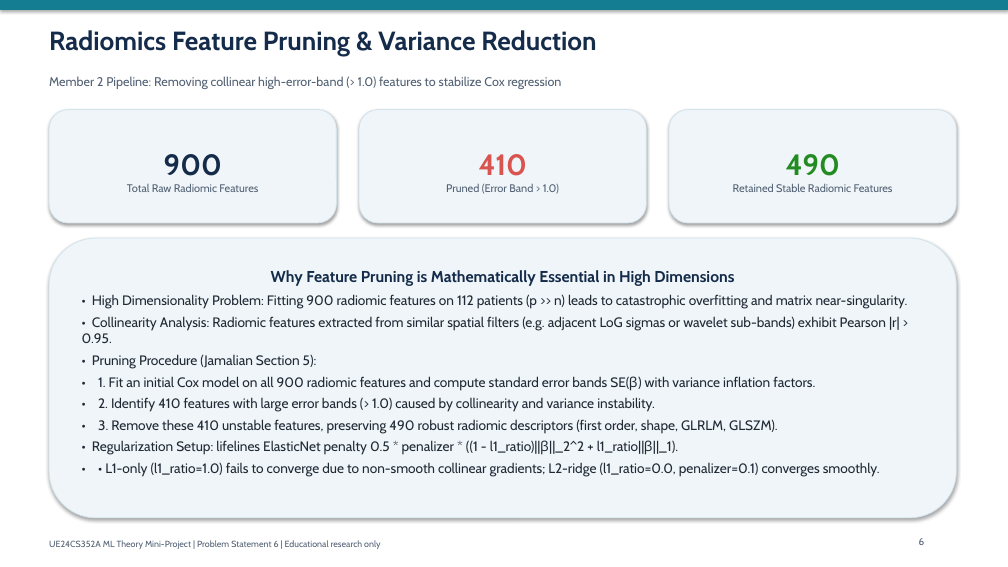
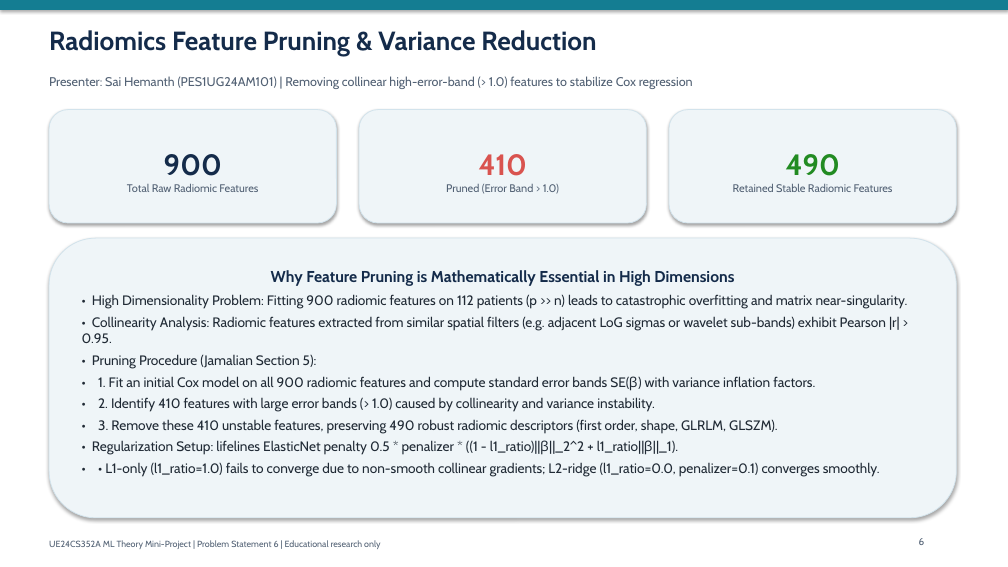
Before and after one commit to Dilipan-Y-8488/ML-Mini-Project, a slide deck: slide 6 of Mini_Project_Presentation.pptx. Drawn at 1008x567 pixels with LibreOffice and Linux fonts; fonts in the diff are those of the drawing. Boxes give left, top, right and bottom in pixels: in the first picture for what was removed or moved away, otherwise in the second. Text is boxed around its words. In the diff, an @@ line names an element or a change of style, - is before the commit and + after.

Commit message:
Update team member names: Dilipan Y (PES1UG24AM092) and Sai Hemanth (PES1UG24AM101)

```diff
--- a/Mini_Project_Presentation.pptx
+++ b/Mini_Project_Presentation.pptx
@@ text at (49,76,693,89): text changed @@
-Member 2 Pipeline: Removing collinear high-error-band (> 1.0) features to stabilize Cox regression
+Presenter: Sai Hemanth (PES1UG24AM101) | Removing collinear high-error-band (> 1.0) features to stabilize Cox regression
```
Also in this commit, not shown: 6 other slides changed, 10 other files.
